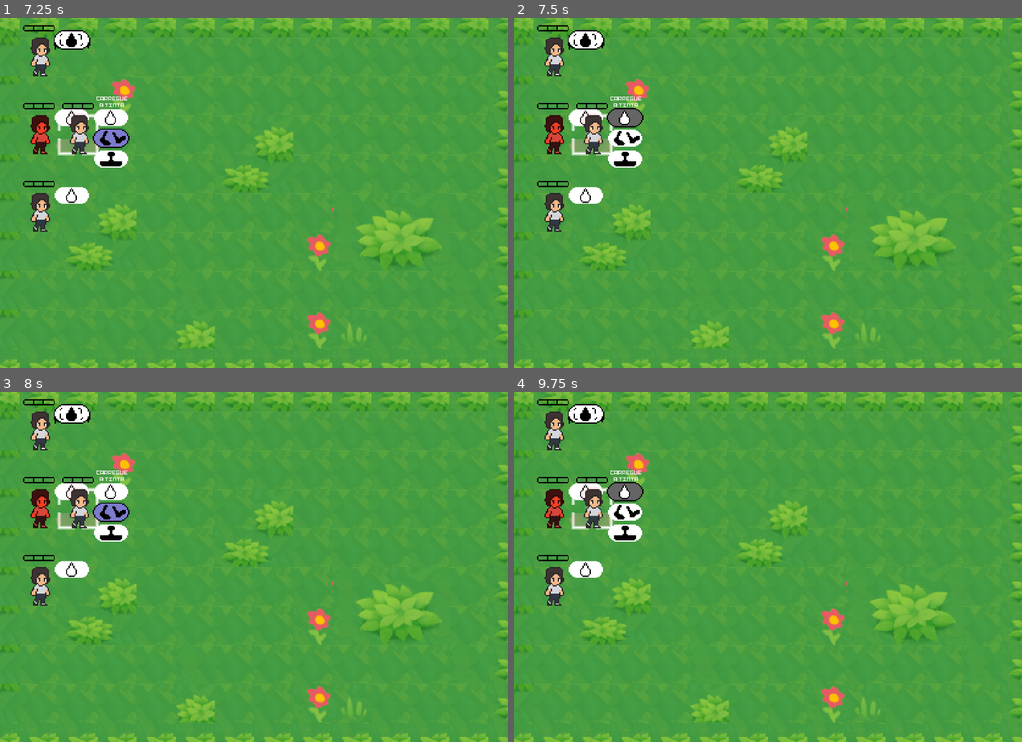
Above: before the commit, frames 1-4 (two rows, left to right).
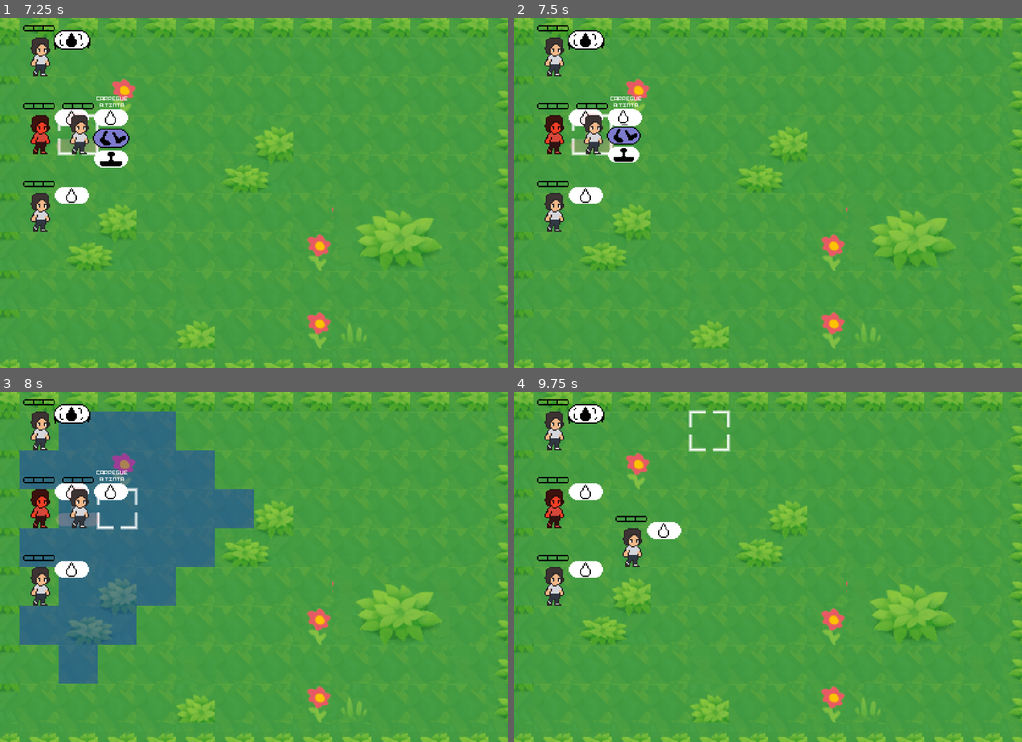
Above: after the commit, the same moments.

Repository: a-dhara/carimbo-nbs-do-rock
Game: Godot game, scene res://Scenes/combate.tscn
Two runs of this game, one before a commit and one after it. Both use one fixed random seed, a clock stepped at 60 frames per second and the inputs below.
Inputs (mouse positions are in pixels of both pictures, inside the frame that each line leads up to):
- Up to frame 1 (7.25 s): tap Enter at 0.5 s; move the mouse to (228, 263) at 0.52 s; hold W (move_up) 0.53-2.03 s; click (228, 263) at 0.6 s; move the mouse to (406, 245) at 1.27 s; click (406, 245) at 1.35 s; move the mouse to (101, 140) at 2.02 s; hold Left (move_left) 2.03-3.53 s; click (101, 140) at 2.1 s; move the mouse to (279, 193) at 2.77 s; click (279, 193) at 2.85 s; move the mouse to (177, 105) at 3.52 s; hold S (move_down) 3.53-4.28 s; click (177, 105) at 3.6 s; move the mouse to (365, 175) at 4.27 s; hold D (move_right) 4.28-5.03 s; click (365, 175) at 4.35 s; move the mouse to (152, 210) at 5.02 s; hold W (move_up) 5.03-5.78 s; click (152, 210) at 5.1 s; move the mouse to (304, 116) at 5.77 s; hold D (move_right) from 5.78 s (still down); click (304, 116) at 5.85 s; move the mouse to (228, 263) at 6.52 s; click (228, 263) at 6.6 s
- Up to frame 2 (7.5 s): keep holding D (move_right); move the mouse to (920, 245) at 7.27 s; click (920, 245) at 7.35 s
- Up to frame 3 (8 s): keep holding D (move_right)
- Up to frame 4 (9.75 s): move the mouse to (615, 514) at 8.02 s; release D (move_right) at 8.03 s; hold S (move_down) 8.03-8.78 s; click (615, 514) at 8.1 s; move the mouse to (793, 567) at 8.77 s; hold Left (move_left) 8.78-9.53 s; click (793, 567) at 8.85 s; move the mouse to (691, 479) at 9.52 s; hold W (move_up) from 9.53 s (still down); click (691, 479) at 9.6 s

Frame 1 is identical in both runs. In frame 2, 0.9% of the frame differs, in the area x 18-26%, y 25-43%; in frame 3, 20%, in the area x 3-50%, y 5-84%; in frame 4, 2.5%.

Commit message:
mecânica de caminhar
Adicionada mecânica de caminhar. Agora ao selecionar a opção de caminhar, uma vez por turno, os personagens podem se mover ao longo de tiles específicos highlightados

Diff:
--- a/Scenes/board.tscn
+++ b/Scenes/board.tscn
@@ -1,9 +1,10 @@
-[gd_scene load_steps=7 format=4 uid="uid://ggk6ouop1u2v"]
+[gd_scene load_steps=10 format=4 uid="uid://ggk6ouop1u2v"]
 
 [ext_resource type="Script" uid="uid://l52j551pg4hb" path="res://Scripts/Common/board.gd" id="1_tnbny"]
 [ext_resource type="Texture2D" uid="uid://dfl8t4suousoa" path="res://Textures/grasslands.png" id="2_2wvcj"]
 [ext_resource type="Resource" uid="uid://b7a3tl34xk6rj" path="res://Data/grid.tres" id="2_uh3b8"]
 [ext_resource type="Texture2D" uid="uid://dnjqn1oy14hgt" path="res://Textures/marker-test.png" id="3_shhme"]
+[ext_resource type="Texture2D" uid="uid://bij8pehwealnt" path="res://Textures/walkable_cells_overlay.png" id="5_s4i1f"]
 
 [sub_resource type="TileSetAtlasSource" id="TileSetAtlasSource_uh3b8"]
 texture = ExtResource("2_2wvcj")
@@ -37,12 +38,25 @@
 tile_size = Vector2i(32, 32)
 sources/0 = SubResource("TileSetAtlasSource_uh3b8")
 
-[node name="Board" type="Node2D" node_paths=PackedStringArray("tile_map")]
+[sub_resource type="TileSetAtlasSource" id="TileSetAtlasSource_bh37u"]
+texture = ExtResource("5_s4i1f")
+texture_region_size = Vector2i(32, 32)
+0:0/0 = 0
+
+[sub_resource type="TileSet" id="TileSet_twe5h"]
+tile_size = Vector2i(32, 32)
+sources/0 = SubResource("TileSetAtlasSource_bh37u")
+
+[node name="Board" type="Node2D" node_paths=PackedStringArray("tile_map", "cell_overlay")]
 script = ExtResource("1_tnbny")
 grid = ExtResource("2_uh3b8")
 tile_map = NodePath("TileMapLayer")
+cell_overlay = NodePath("CellOverlay")
 tile_selection_texture = ExtResource("3_shhme")
 
 [node name="TileMapLayer" type="TileMapLayer" parent="."]
 tile_map_data = PackedByteArray("AAABAAQAAAAKAAAAAAACAAQAAAALAAAAAAADAAQAAAAAAAAAAAADAAUAAAAAAAAAAAAEAAUAAAAAAAAAAAAFAA …(2160 unchanged characters)…
 tile_set = SubResource("TileSet_shhme")
+
+[node name="CellOverlay" type="TileMapLayer" parent="."]
+tile_set = SubResource("TileSet_twe5h")
--- a/Scenes/combate.tscn
+++ b/Scenes/combate.tscn
@@ -15,6 +15,8 @@
 [ext_resource type="Texture2D" uid="uid://byn2umxbox2vi" path="res://Textures/move-selecionado-phdr.png" id="10_vpq6e"]
 [ext_resource type="Texture2D" uid="uid://tyj0tktal33b" path="res://Textures/carimbo-normal-phdr.png" id="11_1425y"]
 [ext_resource type="Texture2D" uid="uid://cl816ror0hw4o" path="res://Textures/carimbo-selecionado-phdr.png" id="12_vwed7"]
+[ext_resource type="Script" uid="uid://cnoit0jumxisf" path="res://Scripts/Controller/Combat States/move_selection_state.gd" id="13_vpq6e"]
+[ext_resource type="Script" uid="uid://b45whgkcwk4ag" path="res://Scripts/Controller/Combat States/move_sequence_state.gd" id="14_1425y"]
 [ext_resource type="Script" uid="uid://coklfq5mcd7y5" path="res://Scripts/Common/UI/action_menu_panel.gd" id="15_1ae6r"]
 [ext_resource type="PackedScene" uid="uid://dy4y0dp6gtipy" path="res://Prefabs/menu_entry.tscn" id="15_b1eki"]
 
@@ -43,10 +45,20 @@
 script = ExtResource("4_ajawo")
 action_selection_state = NodePath("../ActionSelectionState")
 
-[node name="ActionSelectionState" type="Node" parent="CombatController/StateMachine" node_paths=PackedStringArray("select_unit_state")]
+[node name="ActionSelectionState" type="Node" parent="CombatController/StateMachine" node_paths=PackedStringArray("move_selection_state", "select_unit_state")]
 script = ExtResource("6_jn6a6")
+move_selection_state = NodePath("../MoveSelectionState")
 select_unit_state = NodePath("../SelectUnitState")
 menu_options = Array[Texture2D]([ExtResource("7_l30wr"), ExtResource("8_1ae6r"), ExtResource("9_b1eki"), ExtResource("10_vpq6e"), ExtResource("11_1425y"), ExtResource("12_vwed7")])
+
+[node name="MoveSelectionState" type="Node" parent="CombatController/StateMachine" node_paths=PackedStringArray("move_sequence_state", "action_selection_state")]
+script = ExtResource("13_vpq6e")
+move_sequence_state = NodePath("../MoveSequenceState")
+action_selection_state = NodePath("../ActionSelectionState")
+
+[node name="MoveSequenceState" type="Node" parent="CombatController/StateMachine" node_paths=PackedStringArray("select_unit_state")]
+script = ExtResource("14_1425y")
+select_unit_state = NodePath("../SelectUnitState")
 
 [node name="InputController" type="Node" parent="CombatController"]
 script = ExtResource("1_cbf7q")
--- a/Scripts/Common/board.gd
+++ b/Scripts/Common/board.gd
@@ -1,9 +1,12 @@
 extends Node2D
 class_name Board
+
+const DIRECTIONS = [Vector2i.LEFT, Vector2i.RIGHT, Vector2i.UP, Vector2i.DOWN]
 
 #region Referências
 @export var grid: Grid
 @export var tile_map: TileMapLayer
+@export var cell_overlay: TileMapLayer
 #endregion
 
 @export var tile_selection_texture: Texture2D
@@ -17,6 +20,7 @@
 	get():
 		return grid.conteudo
 
+
 func _ready() -> void:
 	marker = Sprite2D.new()
 	marker.texture = tile_selection_texture
@@ -25,20 +29,54 @@
 	pos = Vector2i(0,0)
 	_old_pos = pos
 
+	cell_overlay.modulate = Color(0.0, 0.0, 1.0, 0.325)
+
+
 func GetTileContent(p: Vector2i) -> Node:
 	return conteudo[p] if conteudo.has(p) else null
 
 
-## Search de distâncias dados os tiles
-#
-#
-#
-#
-#
-#####
+#region FloodFill e busca de células caminháveis
 
-func SelectTiles(_tileList: Array[Vector2]) -> void:
-	pass
+func _FloodFill(cell: Vector2i, dist_max: int) -> Array[Vector2i]:
+	var array: Array[Vector2i] = []
+	var stack: Array[Vector2i] = [cell]
 
-func DeSelectTiles(_tileList: Array[Vector2]) -> void:
-	pass
+	while not stack.size() == 0:
+		var curr: Vector2i = stack.pop_back()
+
+		if not grid.verifica_limites(curr):
+			continue
+		if curr in array:
+			continue
+
+		var diff: Vector2i = (curr - cell).abs()
+		var dist: int = int(diff.x + diff.y)
+		if dist > dist_max:
+			continue
+
+		array.append(curr)
+		for dir in DIRECTIONS:
+			var coords: Vector2i = curr + dir
+			if GetTileContent(coords) != null:
+				continue
+			if coords in array:
+				continue
+			if coords in stack:
+				continue
+			stack.append(coords)
+
+	return array
+
+func GetWalkableCells(pers: Personagem) -> Array[Vector2i]:
+	return _FloodFill(pers.pos_grid, pers.dist)
+
+#endregion
+
+
+func SelectTiles(tile_list: Array[Vector2i]) -> void:
+	for t in tile_list:
+		cell_overlay.set_cell(t, 0, Vector2i(0,0))
+
+func DeSelectTiles(_tile_list: Array[Vector2i]) -> void:
+	cell_overlay.clear()
--- /dev/null
+++ b/Scripts/Common/path_finder.gd
@@ -0,0 +1,22 @@
+extends Resource
+class_name PathFinder
+
+var _grid: Grid
+
+var _astar: AStarGrid2D = AStarGrid2D.new()
+
+func _init(grid: Grid, walkable_cells: Array) -> void:
+	_grid = grid
+	_astar.region.size = _grid.tamanho
+	_astar.cell_size = _grid.tam_cell
+	_astar.diagonal_mode = AStarGrid2D.DIAGONAL_MODE_NEVER
+	_astar.default_compute_heuristic = AStarGrid2D.HEURISTIC_MANHATTAN
+	_astar.default_estimate_heuristic = AStarGrid2D.HEURISTIC_MANHATTAN
+	_astar.update()
+	for y in _grid.tamanho.y:
+		for x in _grid.tamanho.x:
+			if not walkable_cells.has(Vector2i(x,y)):
+				_astar.set_point_solid(Vector2i(x,y))
+
+func CalculaPontosCaminho(inicio: Vector2i, fim: Vector2i) -> PackedVector2Array:
+	return _astar.get_id_path(inicio, fim)
--- a/Scripts/Controller/Combat States/action_selection_state.gd
+++ b/Scripts/Controller/Combat States/action_selection_state.gd
@@ -52,14 +52,13 @@
 			print("carregou!!!")
 		1:
 			print("andar!!")
-#			_owner.state_machine.ChangeState(move_selection_state)
+			_owner.state_machine.ChangeState(move_selection_state)
 		2:
 			print("ataque!!")
 
 func HaInimigosPerto(pos_grid: Vector2i) -> bool:
 	var out: bool = false
-	var dirs: Array[Vector2i] = [Vector2i(-1,0), Vector2i(1,0), Vector2i(0,-1), Vector2i(0,1)]
-	for d in dirs:
+	for d in _owner.board.DIRECTIONS:
 		if _owner.board.conteudo.has(pos_grid + d):
 			var obj = _owner.board.conteudo[pos_grid + d]
 			if obj is Personagem and obj.inimigo:
--- a/Scripts/Controller/Combat States/init_combat_state.gd
+++ b/Scripts/Controller/Combat States/init_combat_state.gd
@@ -27,7 +27,7 @@
 		if i == 3:
 			p = Vector2i(1,2)
 		pers.Place(p)
-
+		pers.Ajeita()
 
 
 	pass
--- /dev/null
+++ b/Scripts/Controller/Combat States/move_selection_state.gd
@@ -0,0 +1,38 @@
+extends CombatState
+
+@export var move_sequence_state: State
+@export var action_selection_state: State
+
+var tiles: Array[Vector2i] = []
+var _path_finder: PathFinder
+var caminho_atual: PackedVector2Array = []
+
+func Enter() -> void:
+	super()
+	tiles = _owner.board.GetWalkableCells(current_char)
+	_path_finder = PathFinder.new(_owner.board.grid, tiles)
+	_owner.board.SelectTiles(tiles)
+
+func Exit() -> void:
+	super()
+	current_char.tiles_caminho = caminho_atual
+	caminho_atual = []
+	_path_finder = null
+	tiles = []
+	_owner.board.DeSelectTiles(tiles) # no mometno o argumento não serve pra nada, testes
+
+func OnMove(_e: Vector2i) -> void:
+	SelectTile(_owner.board.pos + _e)
+	caminho_atual = _path_finder.CalculaPontosCaminho(current_char.pos_grid, _owner.current_tile)
+
+func OnPress(_e: bool) -> void:
+	if _e:
+		if tiles.has(_owner.current_tile):
+
+			_owner.state_machine.ChangeState(move_sequence_state)
+	else:
+		_owner.state_machine.ChangeState(action_selection_state)
+
+func OnMouseMotion(_e: Vector2) -> void:
+	SelectTile(_owner.board.grid.calcula_coord_grid(_e))
+	caminho_atual = _path_finder.CalculaPontosCaminho(current_char.pos_grid, _owner.current_tile)
--- /dev/null
+++ b/Scripts/Controller/Combat States/move_sequence_state.gd
@@ -0,0 +1,13 @@
+extends CombatState
+
+@export var select_unit_state: State
+
+func Enter() -> void:
+	super()
+	Sequence()
+
+
+func Sequence() -> void:
+	await current_char.Caminhar(_owner.current_tile)
+	current_char.turno.ja_moveu = true
+	_owner.state_machine.ChangeState(select_unit_state)
--- a/Scripts/Controller/action_menu_controller.gd
+++ b/Scripts/Controller/action_menu_controller.gd
@@ -38,7 +38,7 @@
 	await panel.SetPosition(char_pos + character_offset, true)
 
 func Hide() -> void:
-	await panel.SetPosition(panel.position, true)
+	await panel.SetPosition(panel.position, false)
 	panel.SetHidden()
 	Clear()
 	_DisableNode(panel)
--- a/Scripts/Controller/combat_controller.gd
+++ b/Scripts/Controller/combat_controller.gd
@@ -19,7 +19,6 @@
 		current_char = value
 		if current_char:
 			current_char.selected = true
-#var personagens: Array[Personagem] = []
 
 func _ready() -> void:
 	state_machine.ChangeState(start_state)
--- a/Scripts/personagem.gd
+++ b/Scripts/personagem.gd
@@ -29,8 +29,8 @@
 		if lento > 0:
 			return int(dist_max / 2.0)
 		return dist_max
-@export var veloc_max: float = 600.0 # Velocidade máxima de movimento do personagem, p/s
-var veloc_mov: float = 600.0: # velocidade de movimento, afetada pela lentidão
+@export var veloc_max: float = 4.0 # Velocidade máxima de movimento do personagem, m/s
+var veloc_mov: float = 4.0: # velocidade de movimento, afetada pela lentidão
 	get():
 		if lento > 0:
 			return veloc_max / 2.0
@@ -62,6 +62,7 @@
 	get():
 		return carimbo.carregado
 var pos_grid: Vector2i # Posição no grid
+var tiles_caminho: PackedVector2Array = []
 #endregion
 
 #region Funções de ajuste
@@ -74,13 +75,25 @@
 
 	if alvo != null: # Se não tiver ido embora
 		grid.conteudo[pos_grid] = self # Coloca a referência de si na posição nova
-	Ajeita()
 
 ## Ajeita a posição do personagem pro centro da célula em que ele estiver
 func Ajeita() -> void:
 	position = grid.calcula_pos_mapa(pos_grid)
 #endregion
 
+func Caminhar(final: Vector2i) -> void:
+	Place(final)
+	print(tiles_caminho)
+	for t in tiles_caminho:
+		var tween: Tween = create_tween()
+		tween.tween_property(
+			self, "position", grid.calcula_pos_mapa(Vector2i(t)), 1.0/veloc_mov
+		).set_trans(Tween.TRANS_CUBIC).set_ease(Tween.EASE_IN_OUT)
+
+		await tween.finished
+
+
+
 func _ready() -> void:
 	turno = Turn.new(self)
 	add_child(turno)
Not shown: 1 places in Scenes/combate.tscn that only renumber resources
Not shown, added: Scripts/Common/path_finder.gd.uid
Not shown, added: Scripts/Controller/Combat States/move_selection_state.gd.uid
Not shown, added: Scripts/Controller/Combat States/move_sequence_state.gd.uid
Binary file added: Textures/walkable_cells_overlay.png
Not shown, added: Textures/walkable_cells_overlay.png.import
